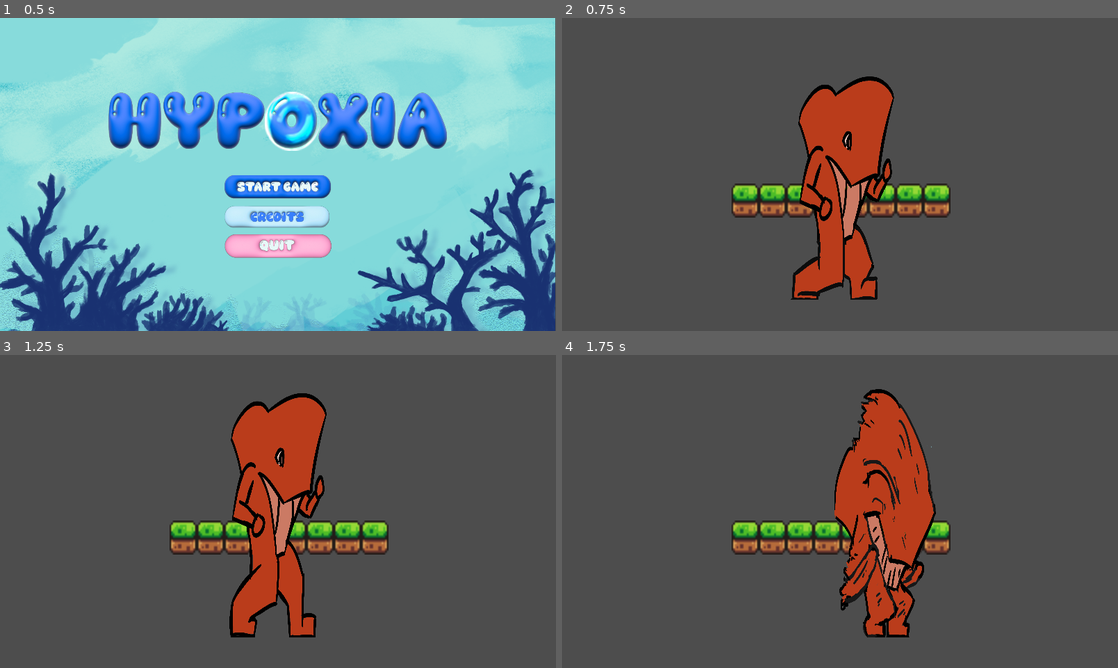
Above: before the commit, frames 1-4 (two rows, left to right).
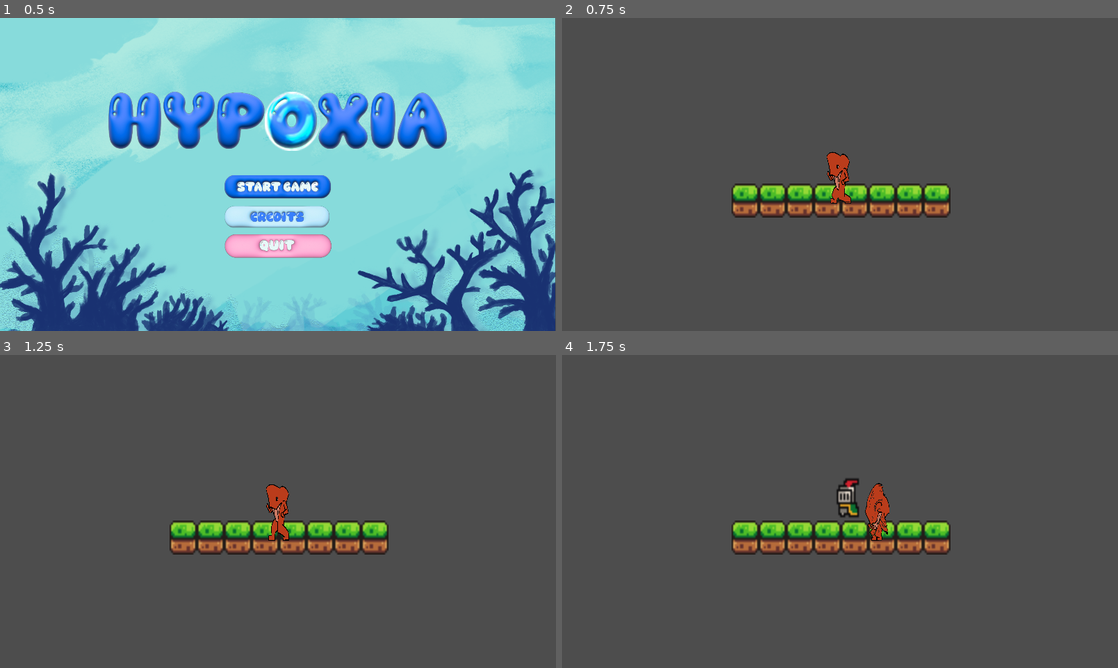
Above: after the commit, the same moments.

Repository: Tonevanda/hypoxia
Game: Godot game, scene res://scenes/titlescreen.tscn
Two runs of this game, one before a commit and one after it. Both use one fixed random seed, a clock stepped at 60 frames per second and the inputs below. The engine's default icon, where the game draws it, is replaced by a stand-in: a white triangle on a blue panel in a dark square.
Inputs (mouse positions are in pixels of both pictures, inside the frame that each line leads up to):
- Up to frame 1 (0.5 s): no input
- Up to frame 2 (0.75 s): click (840, 187) at 0.5 s
- Up to frame 3 (1.25 s): no input
- Up to frame 4 (1.75 s): hold Right (ui_right) from 1.28 s (still down); tap Space (attack) at 1.35 s

Frame 1 is identical in both runs. In frame 2, 8.7% of the frame differs, in the area x 41-60%, y 18-90%; in frame 3, 9.3%; in frame 4, 9.6%, in the area x 49-68%, y 10-91%.

Commit message:
rotate scale

Diff:
--- a/scenes/player.tscn
+++ b/scenes/player.tscn
@@ -116,6 +116,8 @@
 script = ExtResource("2_uil6b")
 
 [node name="AnimatedSprite2D" type="AnimatedSprite2D" parent="Whale"]
+rotation = 3.14159
+scale = Vector2(0.239905, -0.231121)
 sprite_frames = SubResource("SpriteFrames_iywin")
 animation = &"run"
 autoplay = "run"
